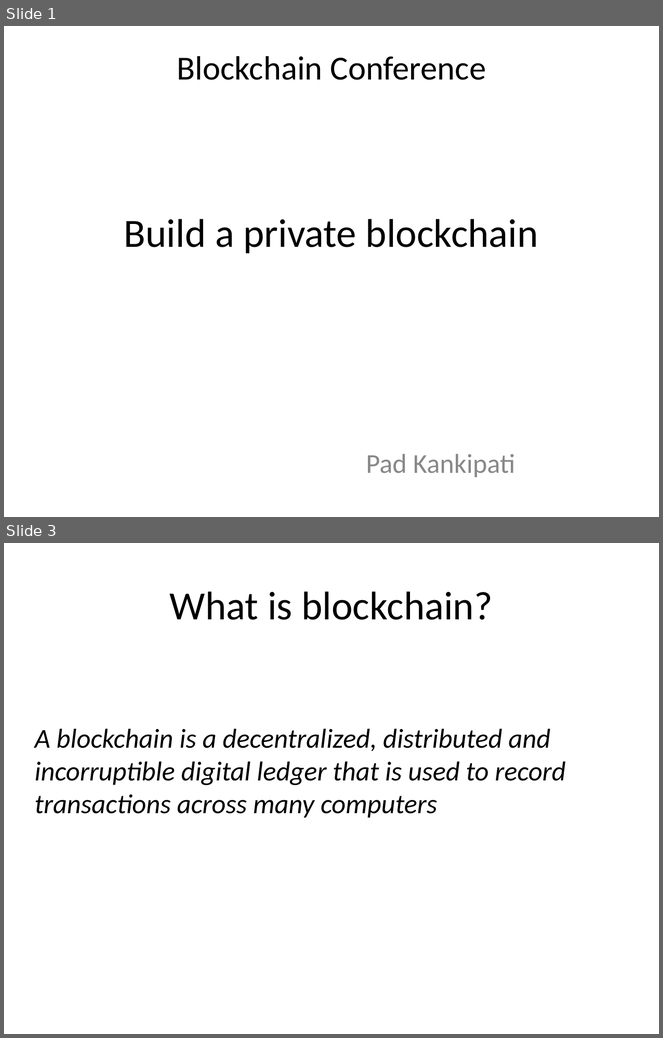
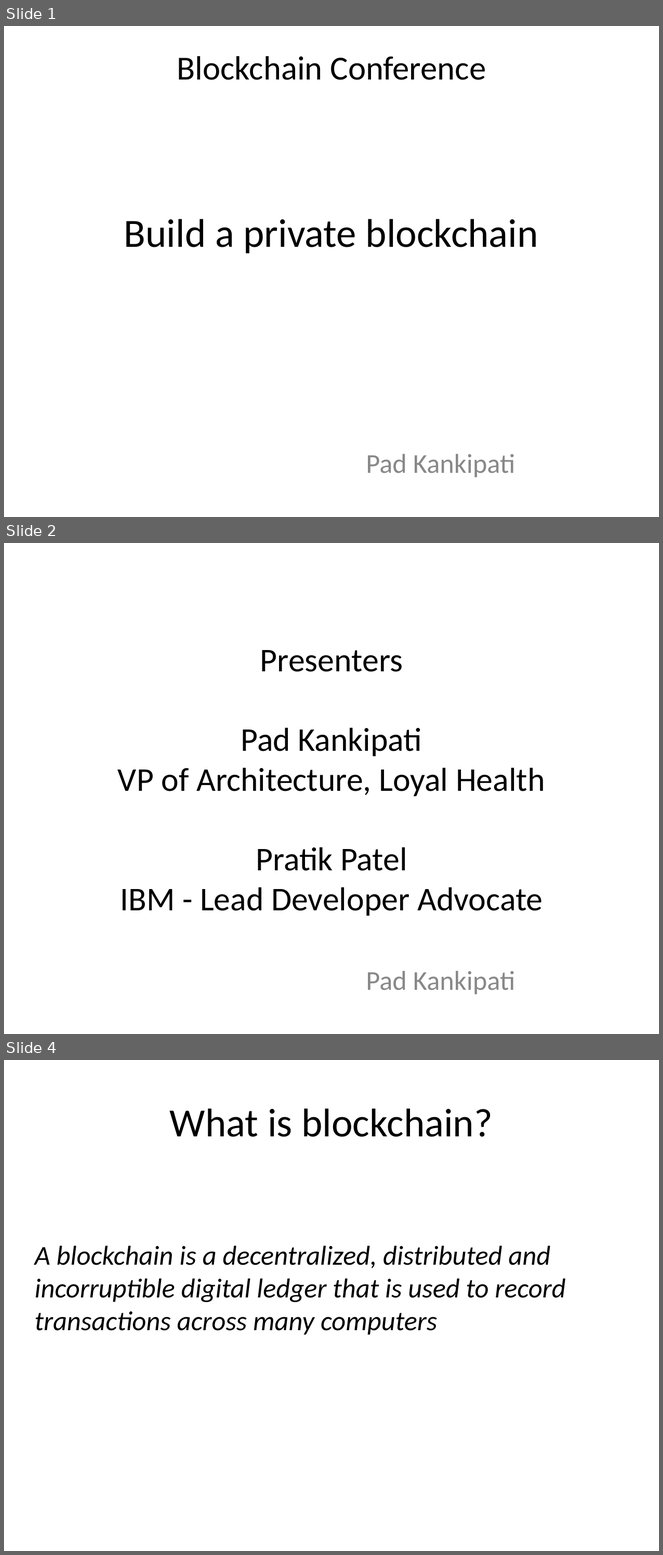
Before and after one commit to pkankipati/myblockchain, a slide deck: docs/Build a private blockchain.pptx. Shown one above the other, each under a label of ours: slides 1 and 3 before the commit, slides 1, 2 and 4 after it; the slides between them are not shown. The pictures are 663x1038 and 663x1555 pixels, drawn with LibreOffice and Linux fonts; fonts in the diff are those of the drawing. Boxes give left, top, right and bottom in pixels: in the first picture for what was removed or moved away, otherwise in the second. Text is boxed around its words. In the diff, an @@ line names an element or a change of style, - is before the commit and + after.

```diff
--- a/docs/Build a private blockchain.pptx
+++ b/docs/Build a private blockchain.pptx
@@ slide 2 added at box(4, 543, 659, 1034), background #FFFFFF @@
@@ title added at box(118, 650, 545, 916), 36.5 pt, text #000000 @@
+Presenters
+Pad Kankipati
+VP of Architecture, Loyal Health
+Pratik Patel
+IBM - Lead Developer Advocate
@@ subtitle added at box(366, 971, 515, 995), 30 pt, text #888888 @@
+Pad Kankipati
@@ what was slide 3 is now slide 4 @@
```
Also in this commit, not shown: 6 slides changed, 1 other slide added, 3 other files.
